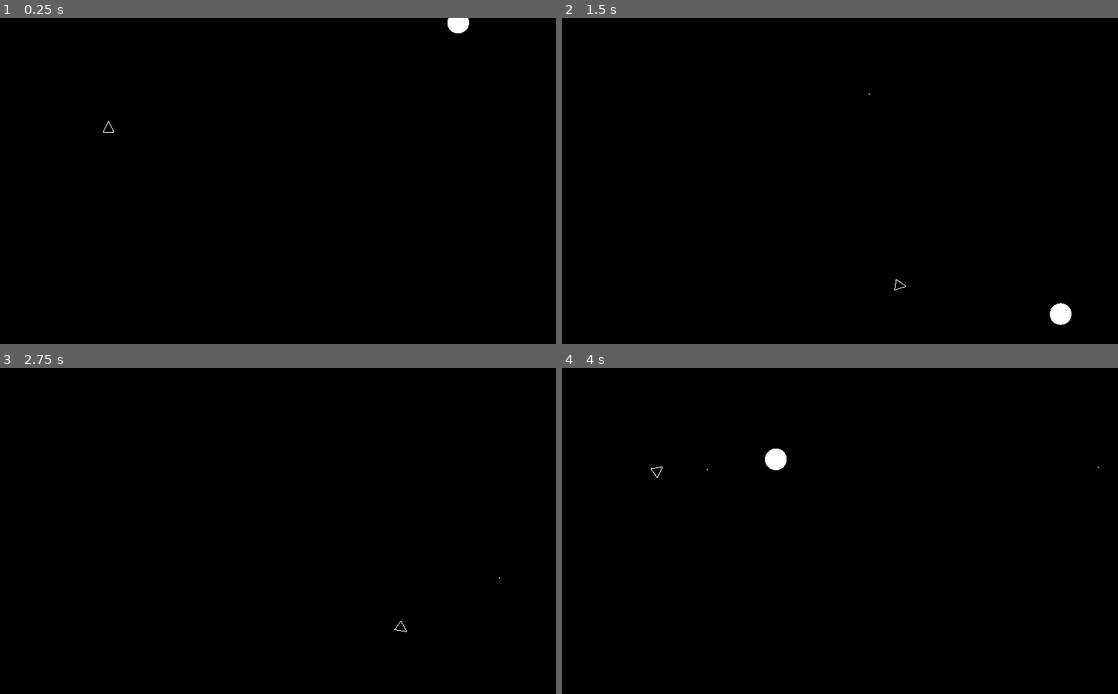
Above: before the commit, frames 1-4 (two rows, left to right).
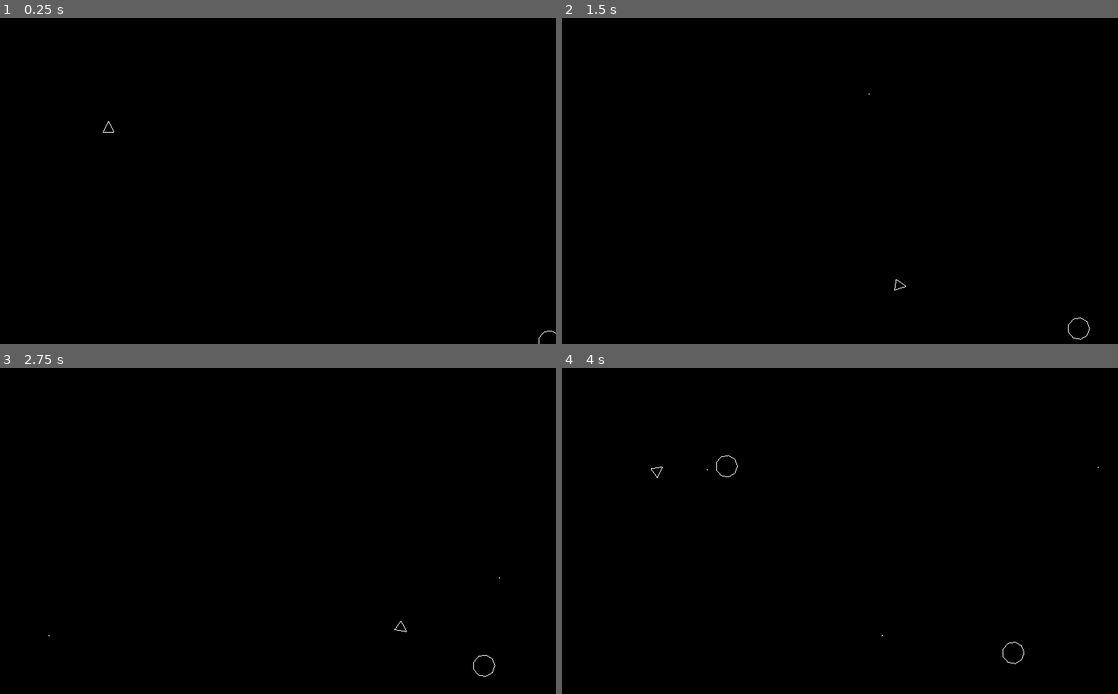
Above: after the commit, the same moments.

Repository: anderspitman/Asteroids1979
Game: Godot game, scene res://Main.tscn
Two runs of this game, one before a commit and one after it. Both use one fixed random seed, a clock stepped at 60 frames per second and the inputs below.
Inputs:
- Up to frame 1 (0.25 s): no input
- Up to frame 2 (1.5 s): hold Right (ui_right) 0.53-1.28 s; tap Shift (shift) at 0.6, 1.35 s; tap Space (ui_select) at 0.77 s; hold Left (ui_left) from 1.28 s (still down)
- Up to frame 3 (2.75 s): tap Space (ui_select) at 1.52 s; release Left (ui_left) at 2.03 s; hold Right (ui_right) from 2.03 s (still down); tap Shift (shift) at 2.1 s
- Up to frame 4 (4 s): release Right (ui_right) at 2.78 s; hold Up (ui_up) 2.78-3.53 s; tap Shift (shift) at 2.85, 3.6 s; tap Space (ui_select) at 3.02, 3.77 s; hold Left (ui_left) from 3.53 s (still down)

The runs differ from the first frame. In frame 1, 0.2% of the frame differs, in the area x 80-100%, y 0-100%; in frame 2, 0.2%; in frame 3, less than 0.1%; in frame 4, 0.3%, in the area x 27-84%, y 24-91%.

Commit message:
Implement splitting asteroids
Now splits in 2 smaller asteroids the first 2 times it's
destroyed.

Diff:
--- a/Asteroid.gd
+++ b/Asteroid.gd
@@ -1,19 +1,39 @@
 extends Area2D
 
+export var size = "large"
+signal destroyed(position, size)
+
 onready var viewport_size = get_viewport_rect().size
+onready var main = $"/root/Main"
 
 var velocity = Vector2.ZERO
-
-const MIN_SPEED = 50
-const MAX_SPEED = 100
+var radius = 0
 
 func _ready():
-	position = Vector2(rand_range(0, viewport_size.x), rand_range(0, viewport_size.y))
 	var dir = rand_range(0, 2*PI)
-	velocity = Vector2.UP.rotated(dir) * rand_range(MIN_SPEED, MAX_SPEED)
+
+	var min_speed = 50
+	var max_speed = 100
+	radius = 20
+	if size == "medium":
+		min_speed = 75
+		max_speed = 150
+		radius = 15
+	elif size == "small":
+		min_speed = 100
+		max_speed = 175
+		radius = 8
+
+	velocity = Vector2.UP.rotated(dir) * rand_range(min_speed, max_speed)
+
+	var circle = CircleShape2D.new()
+	circle.radius = radius
+	$CollisionShape2D.shape = circle
 
 func _draw():
-	draw_circle(Vector2.ZERO, 20, Color.white)
+	#draw_circle(Vector2.ZERO, 20, Color.white)
+
+	draw_arc(Vector2.ZERO, radius, 0, 2*PI, 10, Color.white, 1)
 
 func _process(delta):
 	position += velocity * delta
@@ -23,5 +43,7 @@
 
 func _on_Asteroid_area_entered(area):
 	if area.is_in_group("Bullets"):
+		emit_signal("destroyed", position, size)
+
 		queue_free()
 		area.queue_free()
--- a/Main.gd
+++ b/Main.gd
@@ -2,11 +2,23 @@
 
 const Asteroid := preload("res://Asteroid.tscn")
 
-
-func _init():
-	print("Hi there")
-
+onready var viewport_size = get_viewport().size
 
 func _on_Asteroid_spawn_timeout():
+	var pos = Vector2(rand_range(0, viewport_size.x), rand_range(0, viewport_size.y))
+	create_asteroid(pos, "large")
+
+func _on_Asteroid_destroyed(pos, size):
+	if size == "large":
+		for i in 2:
+			create_asteroid(pos, "medium")
+	elif size == "medium":
+		for i in 2:
+			create_asteroid(pos, "small")
+
+func create_asteroid(position, size):
 	var asteroid = Asteroid.instance()
+	asteroid.position = position
+	asteroid.size = size
+	asteroid.connect("destroyed", self, "_on_Asteroid_destroyed")
 	add_child(asteroid)
--- a/Main.tscn
+++ b/Main.tscn
@@ -16,4 +16,5 @@
 wait_time = 3.0
 autostart = true
 
+[connection signal="destroyed" from="Asteroid" to="." method="_on_Asteroid_destroyed"]
 [connection signal="timeout" from="Timer" to="." method="_on_Asteroid_spawn_timeout"]
--- a/Ship.gd
+++ b/Ship.gd
@@ -32,7 +32,7 @@
 func _draw():
 	#draw_circle(position, 10, Color.white)
 	draw_polyline(ship_points, Color(1, 1, 1, 1), 1)
-	draw_line(Vector2.ZERO, velocity.rotated(-rotation), Color.green, 4)
+	#draw_line(Vector2.ZERO, velocity.rotated(-rotation), Color.green, 4)
 
 
 func _physics_process(delta):
